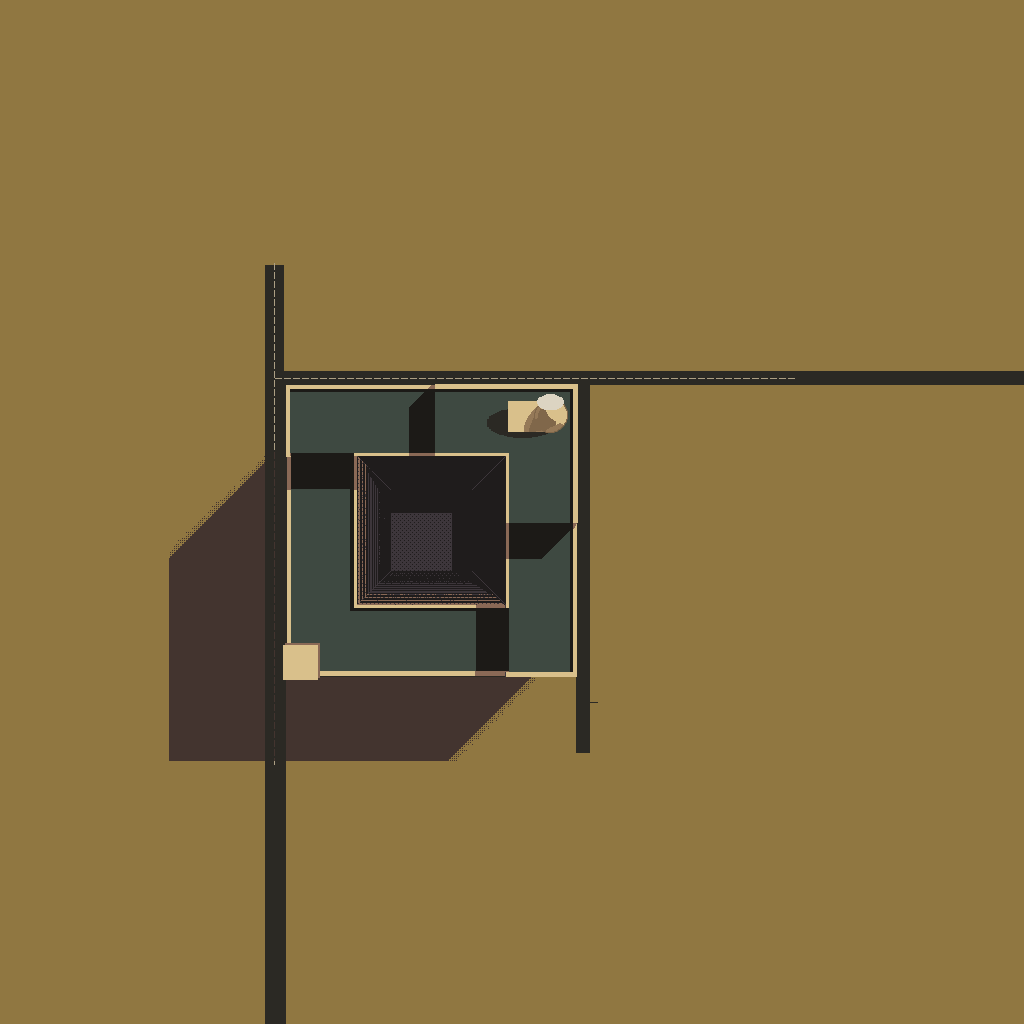
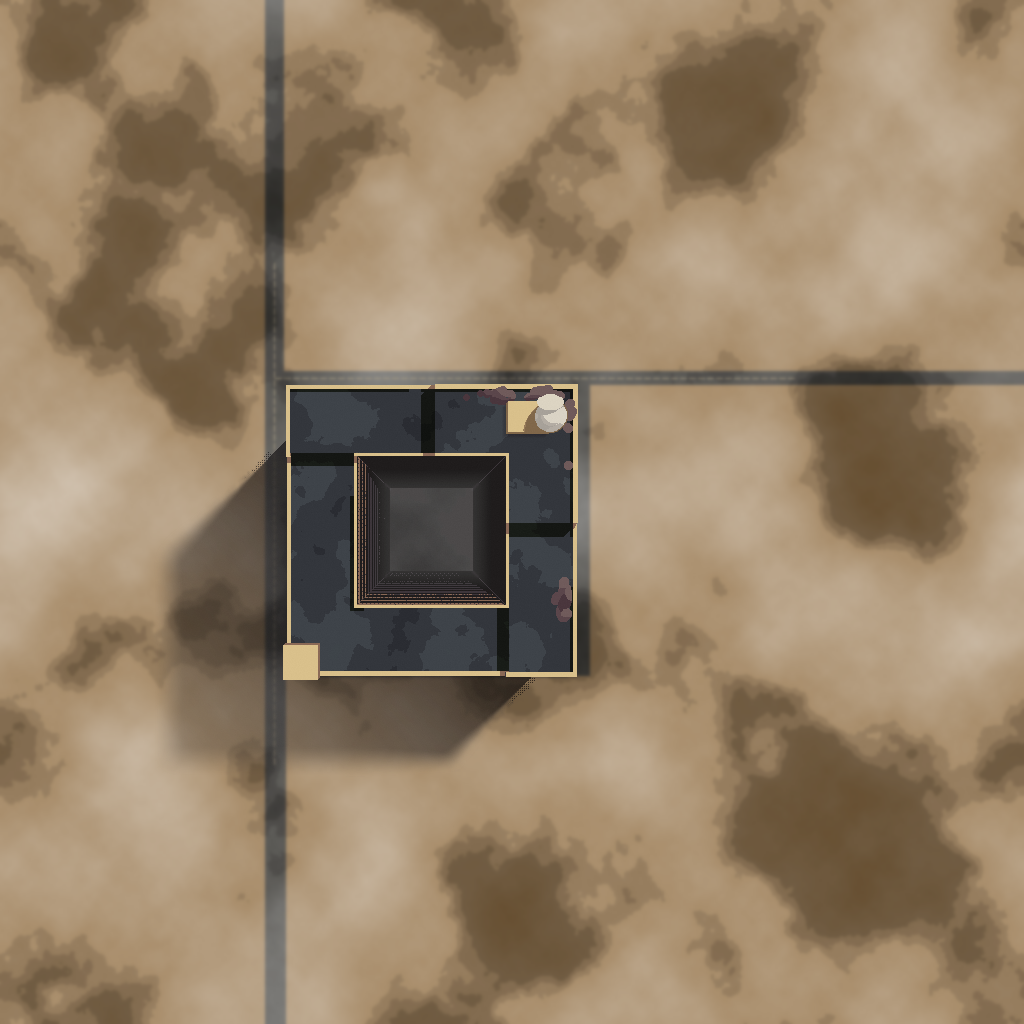
The second 1024x1024 image is a revision of the first. Changes to its layers:
added group "그룹 4" with 38 layers above "그룹 1" over [0, 0, 1024, 1024]
removed layer "레이어 26" over [487, 408, 558, 438]
added layer "레이어 29 복사" in group "그룹 4" over [506, 401, 551, 434]
added layer "레이어 29 복사 6" (multiply, 40%) in group "그룹 4" over [502, 402, 550, 438]
added layer "레이어 36" in group "그룹 4" over [463, 385, 577, 622]
added group "그룹 6" (screen, 20%) with 5 layers in group "그룹 4" over [0, 0, 1024, 1024]
added layer "레이어 39" (color) in group "그룹 6" over [0, 0, 1024, 1024]
added group "그룹 5" with 2 layers in group "그룹 6" over [100, 199, 745, 844]
added layer "레이어 40" (addition) in group "그룹 5" over [372, 468, 493, 592]
added layer "레이어 38" in group "그룹 5" over [100, 199, 745, 844]
moved "레이어 17 복사 16" (1st of 2, in "그룹 4") into group "그룹 4" over [373, 572, 503, 605]
moved "레이어 17 복사 16" (2nd of 2, in "그룹 4") into group "그룹 4" over [372, 471, 391, 601]
moved "레이어 16" into group "그룹 4", painted on it over [372, 459, 503, 605]
added group "그룹 3" (multiply) with 5 layers in group "그룹 4" over [0, 0, 1024, 1024]
added layer "레이어 35" (color) in group "그룹 3" over [0, 0, 1024, 1024]
added layer "레이어 34" in group "그룹 3" over [279, 374, 595, 690]
moved "레이어 13" into group "그룹 4", painted on it over [290, 389, 573, 672]
moved "레이어 17" into group "그룹 4", painted on it over [286, 384, 578, 677]
moved "레이어 18" into group "그룹 4", painted on it over [372, 459, 503, 605]
"레이어 19": blend normal → multiply, moved it into group "그룹 4", painted on it, masked it over [155, 401, 567, 776]
removed group "그룹 1" (3 layers) over [0, 0, 1024, 1024]
removed layer "레이어 3" from group "그룹 1" over [0, 0, 1024, 1024]
removed layer "레이어 4" over [0, 0, 1024, 1024]
renamed "스크린샷 2026-08-11 154437" to "그룹 1", showed it, painted on it over [0, 0, 1024, 1024]
…and 7 more changes (1 added, 1 painted, 3 removed, 3 stack)
